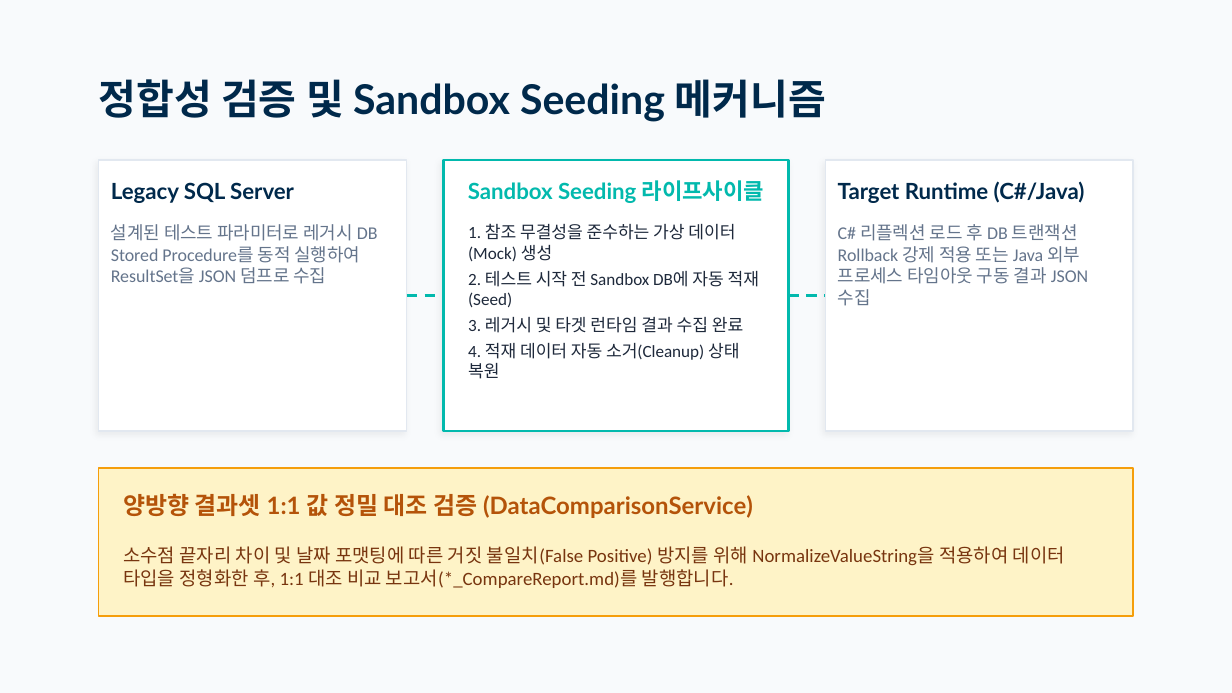
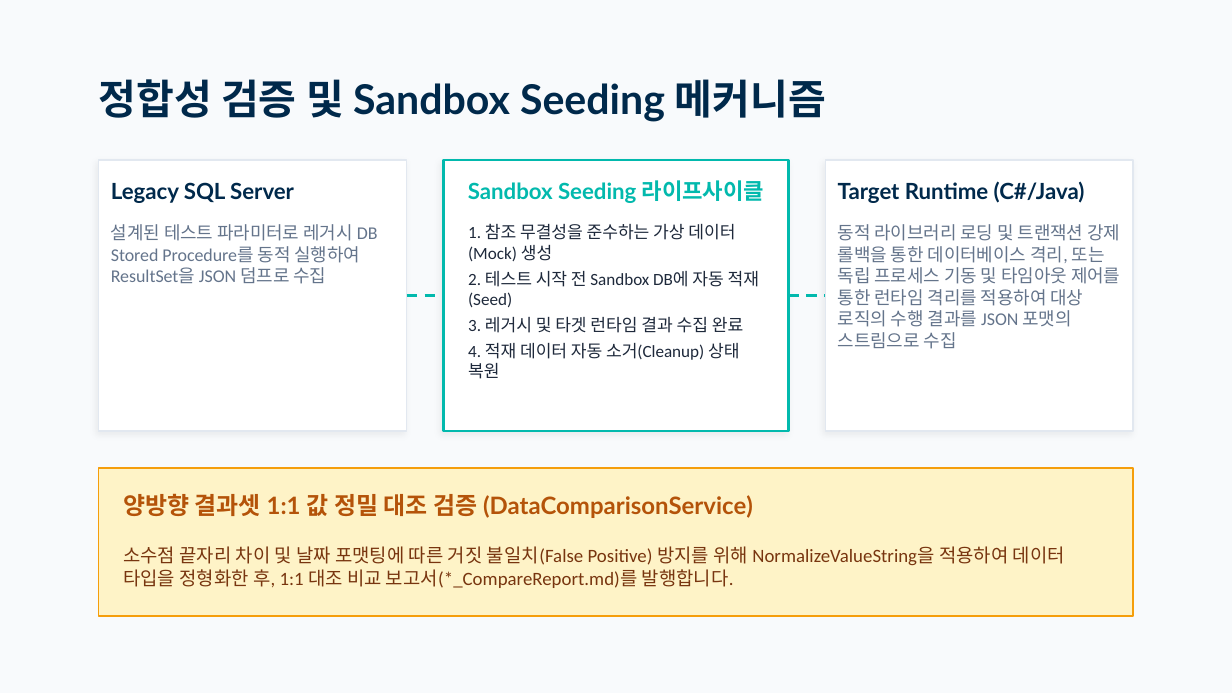
Before and after one commit to moondae815/ReSet, a slide deck: slide 8 of docs/ReSet_Presentation.pptx. Drawn at 1232x693 pixels with LibreOffice and Linux fonts; fonts in the diff are those of the drawing. Boxes give left, top, right and bottom in pixels: in the first picture for what was removed or moved away, otherwise in the second. Text is boxed around its words. In the diff, an @@ line names an element or a change of style, - is before the commit and + after.

Commit message:
docs: 업데이트된 ReSet_Presentation.pptx 파일 추가

```diff
--- a/docs/ReSet_Presentation.pptx
+++ b/docs/ReSet_Presentation.pptx
@@ text at (x1=838, y1=224, x2=1120, y2=349): text changed @@
-C# 리플렉션 로드 후 DB 트랜잭션 Rollback 강제 적용 또는 Java 외부 프로세스 타임아웃 구동 결과 JSON 수집
+동적 라이브러리 로딩 및 트랜잭션 강제 롤백을 통한 데이터베이스 격리, 또는 독립 프로세스 기동 및 타임아웃 제어를 통한 런타임 격리를 적용하여 대상 로직의 수행 결과를 JSON 포맷의 스트림으로 수집
```
Also in this commit, not shown: 2 other slides changed.
